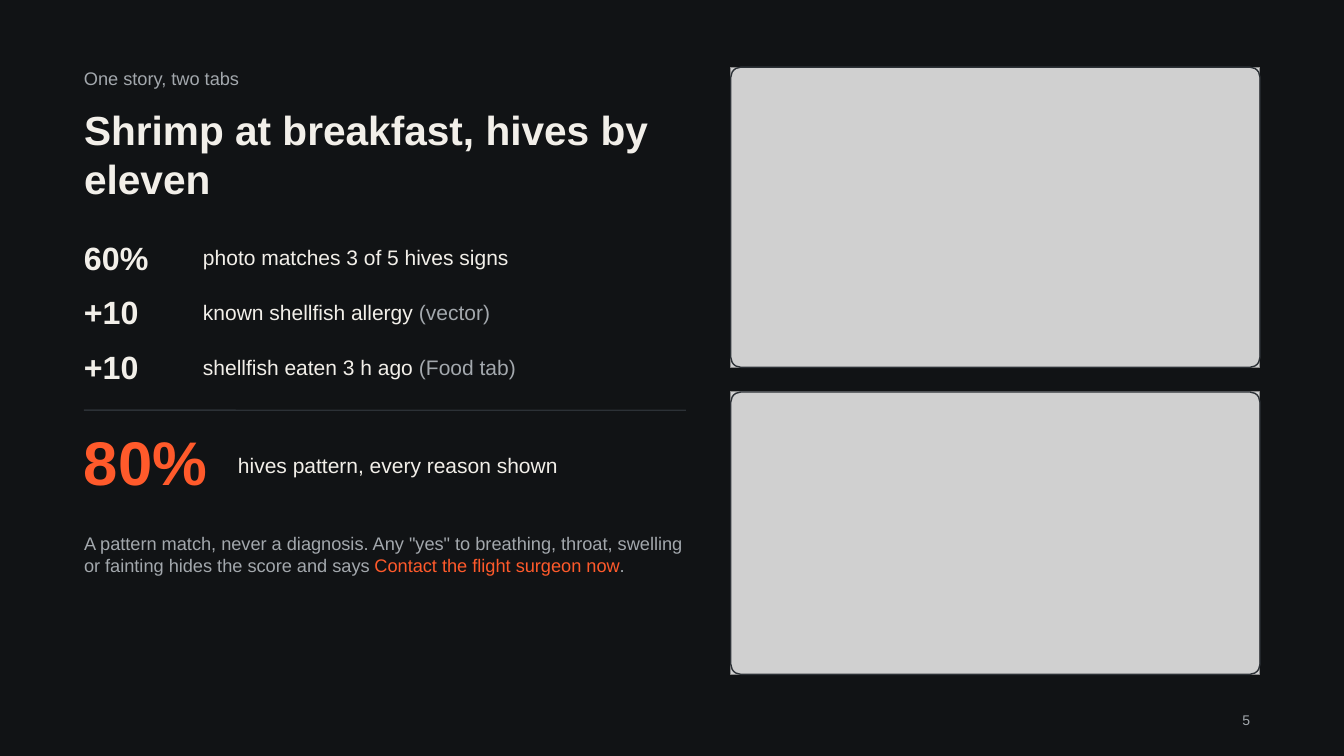
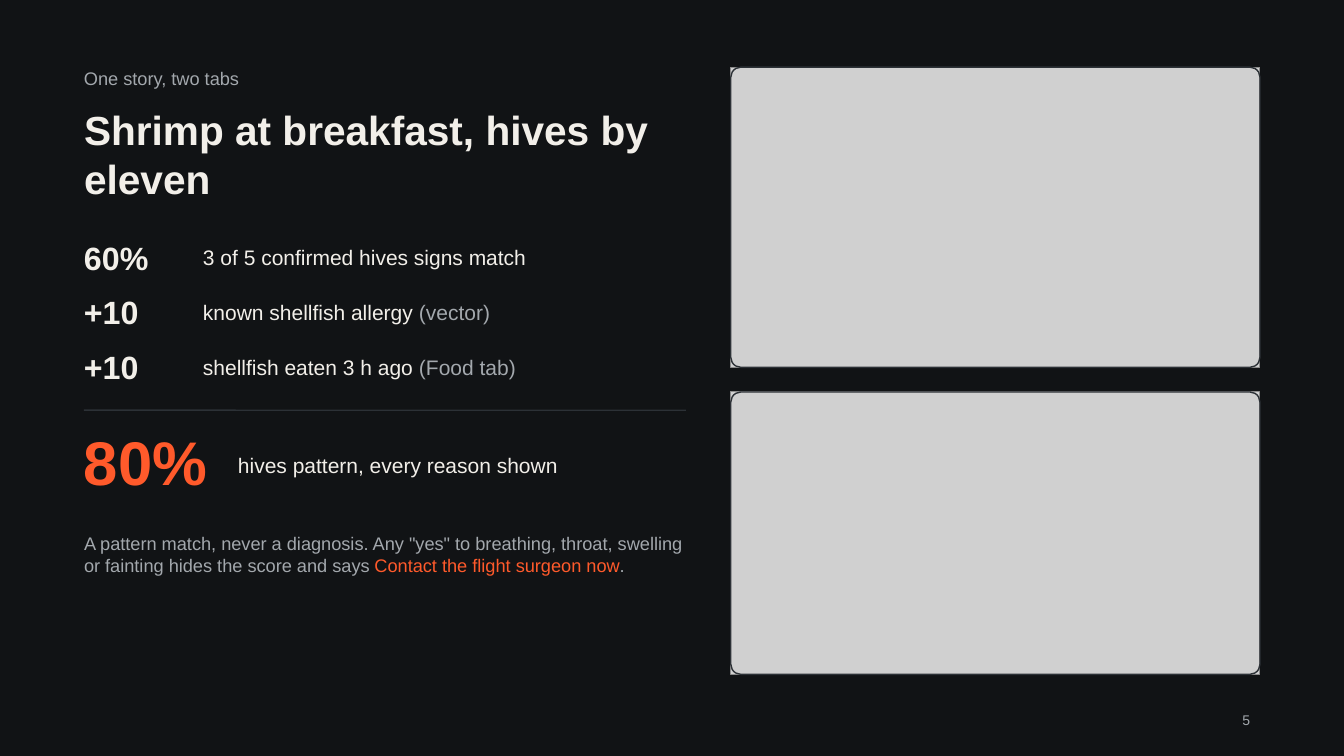
Before and after one commit to S-W-Leong/microG-sentinel, a slide deck: slide 5 of docs/slides/MicroG-Sentinel-slides.pptx. Drawn at 1344x756 pixels with LibreOffice and Linux fonts; fonts in the diff are those of the drawing; grey boxes stand for pictures. Boxes give left, top, right and bottom in pixels: in the first picture for what was removed or moved away, otherwise in the second. Text is boxed around its words. In the diff, an @@ line names an element or a change of style, - is before the commit and + after.

```diff
--- a/docs/slides/MicroG-Sentinel-slides.pptx
+++ b/docs/slides/MicroG-Sentinel-slides.pptx
@@ text at [203,249,526,270]: text changed @@
-photo matches 3 of 5 hives signs
+3 of 5 confirmed hives signs match
```
Also in this commit, not shown: 2 other slides changed, 6 other files.
